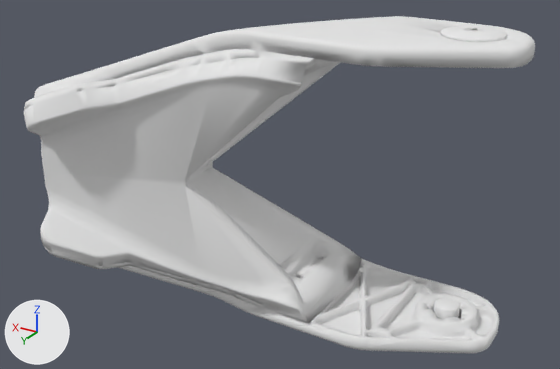
One commit to the OBJ model resources/spot_arm/meshes/arm/visual/arm_link_fngr.obj: the scene before it, then after it.
The view is the same before and after, from a 50 mm lens placed at (-0.0637, 0.2093, 0.0933), pointed at (0.0499, 0.02, -0.0014). Lighting does not change. The marker at lower left points along +X, +Y and +Z. The picture after the commit comes second. Where no turn or scale is listed for an object, it has been applied to the vertices.

Objects in the first picture: 'arm0.link_fngr'.
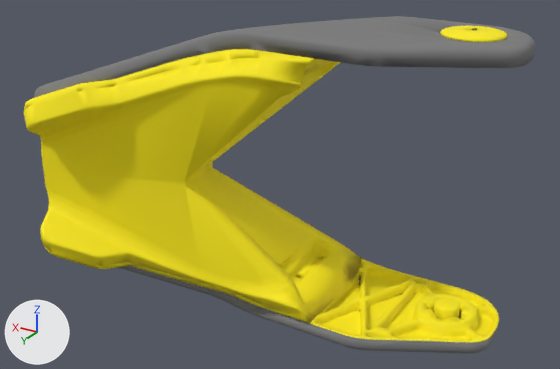
Where the change shows, as pixel boxes [x1, y1, x2, y2] in the pictures (560 x 369 px):
'arm0.link_fngr', recoloured (white to yellow): [24, 16, 535, 354] in both
part 1 of me_arm0_link_fngr, recoloured (white to yellow): [24, 26, 507, 342] in both

The change in detail:
Material 'wrap' (mat_wrap) changes colour from white #e7e7e7 to grey #7c7c7c; in linear values from (0.8, 0.8, 0.8) to (0.2, 0.2, 0.2).
Material 'Yellow' (mat_yellow) is new.
Its base color is (1.0, 0.843, 0.0) (yellow #ffed00).
Its roughness is 0.776.
me_arm0_link_fngr has 4843 vertices, 8666 faces and spans x -0.0165..0.125, y -0.0166..0.0605, z -0.0485..0.0485.
me_arm0_link_fngr is used by ob_arm0_link_fngr; location (0.0, 0.0, 0.0).
me_arm0_link_fngr part 1: all 7016 faces that had it switch from mat_blackabs (white #e7e7e7) to mat_yellow (yellow #ffed00).
